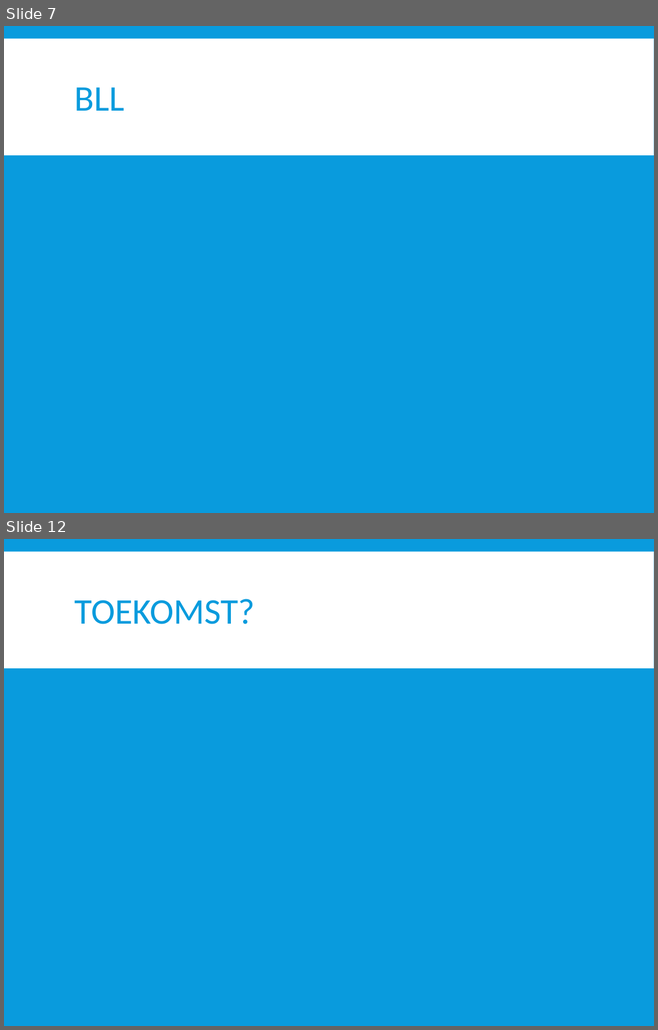
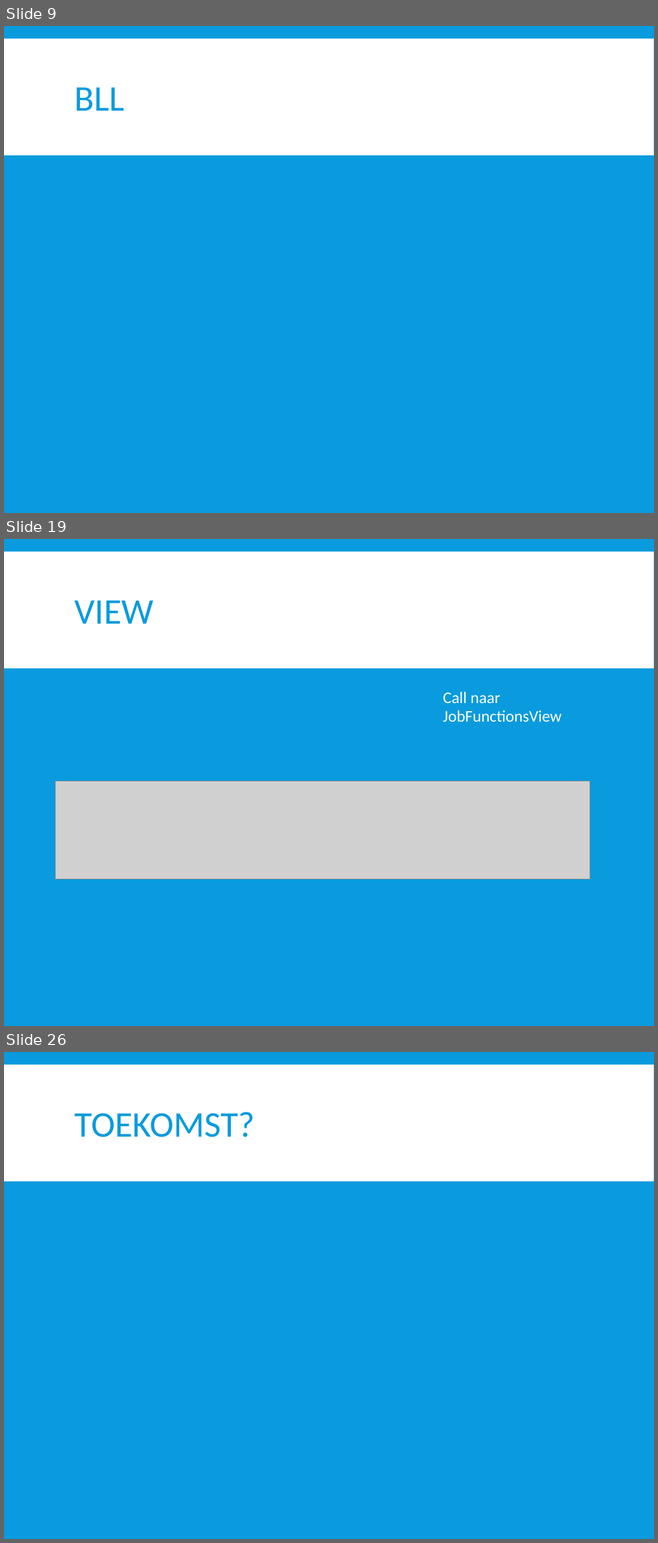
Before and after one commit to dlife/InstantInterview, a slide deck: Presentatie/2015 06 04 Presentatie II.pptx. Shown one above the other, each under a label of ours: slides 7 and 12 before the commit, slides 9, 19 and 26 after it; the slides between them are not shown. The pictures are 658x1030 and 658x1543 pixels, drawn with LibreOffice and Linux fonts; fonts in the diff are those of the drawing; grey boxes stand for pictures. Boxes give left, top, right and bottom in pixels: in the first picture for what was removed or moved away, otherwise in the second. Text is boxed around its words. In the diff, an @@ line names an element or a change of style, - is before the commit and + after.

```diff
--- a/Presentatie/2015 06 04 Presentatie II.pptx
+++ b/Presentatie/2015 06 04 Presentatie II.pptx
@@ slide 19 added at (x1=4, y1=539, x2=654, y2=1026), background #099BDD; not listed: 1 template element that a slide beside it also shows @@
@@ title added at (x1=75, y1=600, x2=154, y2=624), 40 pt, text #099BDD @@
+VIEW
@@ text added at (x1=442, y1=692, x2=561, y2=722), 18 pt, text #FFFFFF @@
+Call naar JobFunctionsView
@@ picture added at (x1=55, y1=781, x2=589, y2=879) @@
@@ what was slide 7 is now slide 9 @@
@@ what was slide 12 is now slide 26 @@
```
Also in this commit, not shown: 5 slides changed, 15 other slides added, 2 slides removed.
